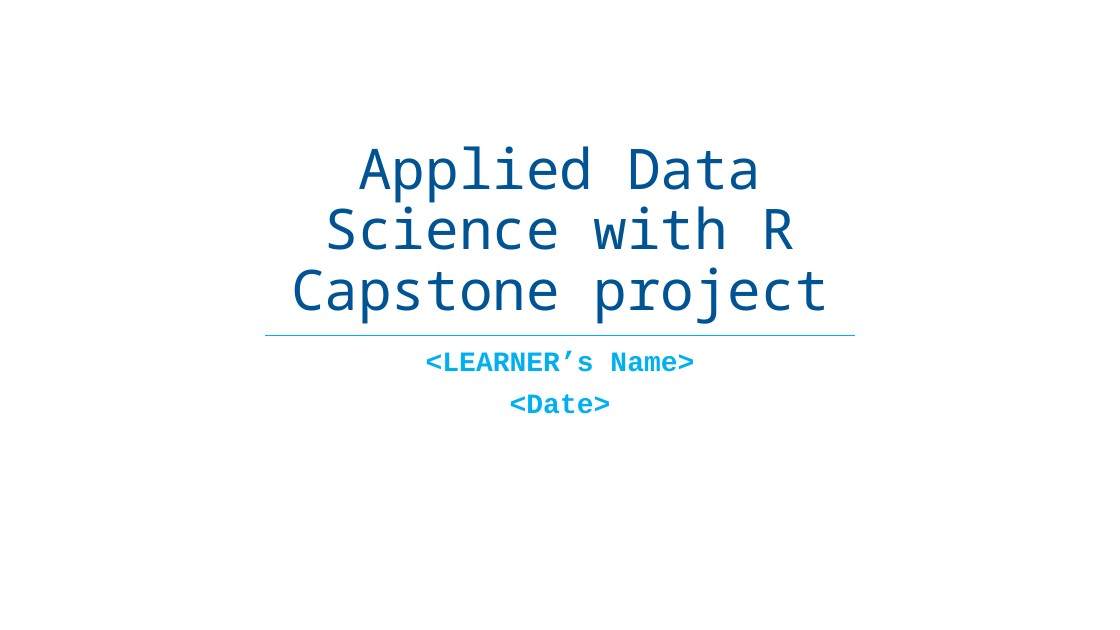
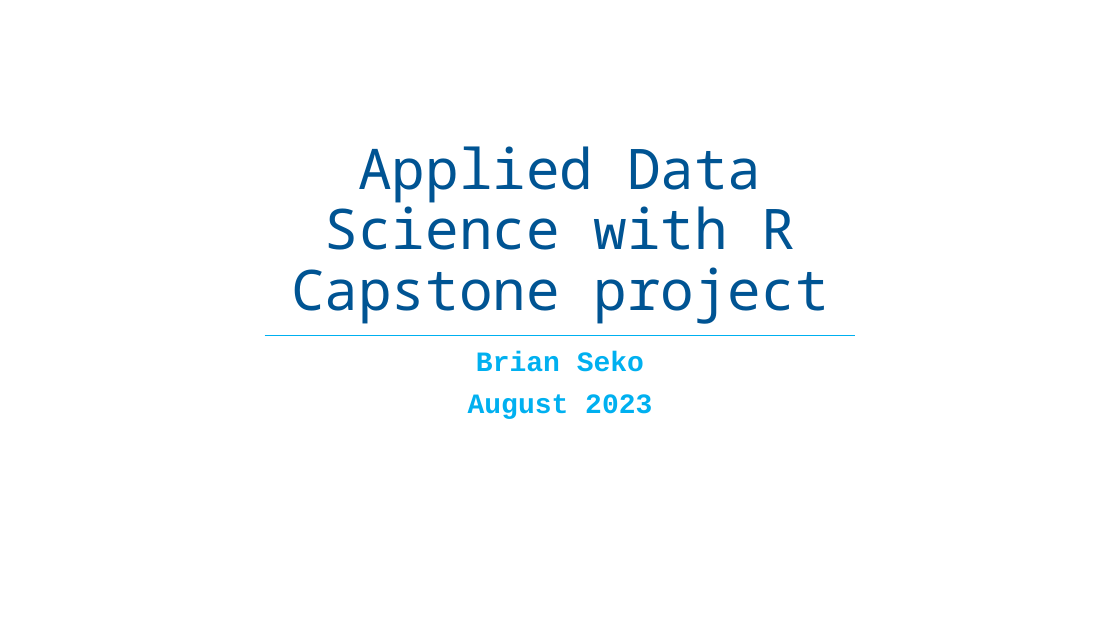
Before and after one commit to BrianS3/RCapstone, a slide deck: slide 1 of ds-r-capstone-template.pptx. Drawn at 1120x630 pixels with LibreOffice and Linux fonts; fonts in the diff are those of the drawing. Boxes give left, top, right and bottom in pixels: in the first picture for what was removed or moved away, otherwise in the second. Text is boxed around its words. In the diff, an @@ line names an element or a change of style, - is before the commit and + after.

Commit message:
final presentation capstone with R

```diff
--- a/ds-r-capstone-template.pptx
+++ b/ds-r-capstone-template.pptx
@@ subtitle at (468,351,652,419): text changed @@
-<LEARNER’s Name>
-<Date>
+Brian Seko
+August 2023
```
Also in this commit, not shown: 4 other files.
